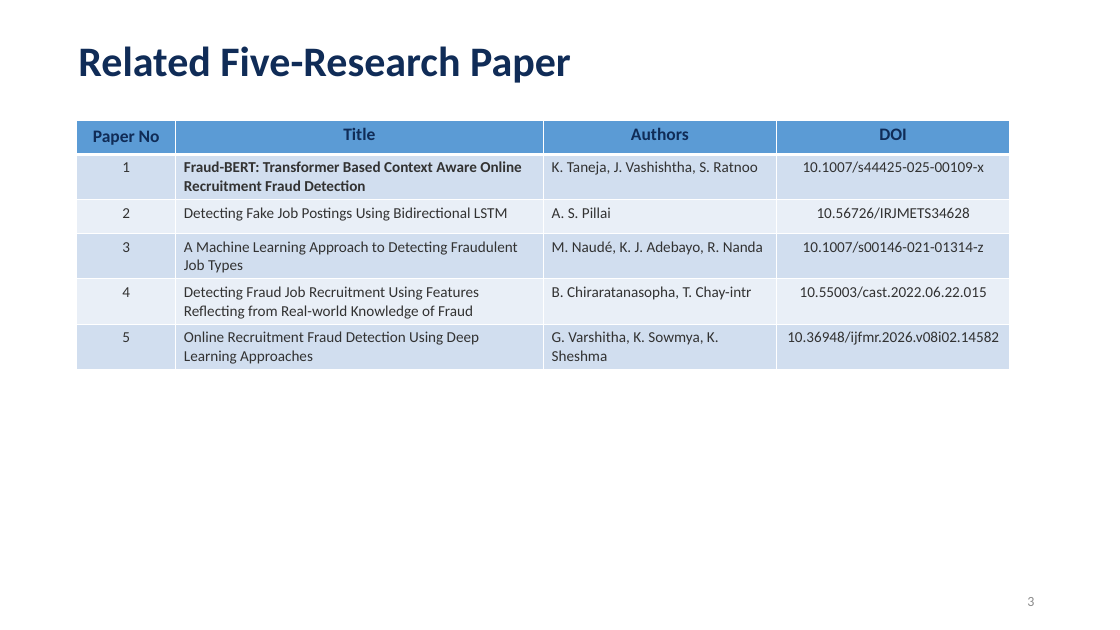
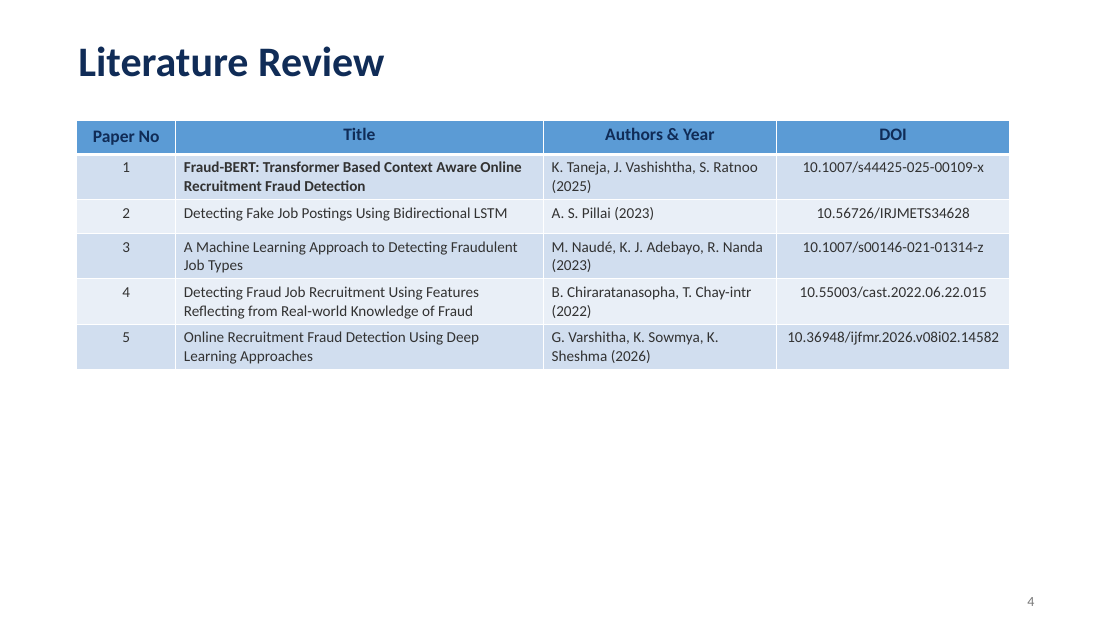
Before and after one commit to akhileshyadav8/Research-Fake-Job-Detection, a slide deck: slide 4 of MST1/25MSM40018_Akhilesh.pptx (slide 3 before the commit). Drawn at 1120x630 pixels with LibreOffice and Linux fonts; fonts in the diff are those of the drawing; background and template pictures are left out. Boxes give left, top, right and bottom in pixels: in the first picture for what was removed or moved away, otherwise in the second. Text is boxed around its words. In the diff, an @@ line names an element or a change of style, - is before the commit and + after.

Commit message:
Ensure Introduction, Literature Review, and Bibliography or References slides are explicitly structured in 25MSM40018_Akhilesh.pptx

```diff
--- a/MST1/25MSM40018_Akhilesh.pptx
+++ b/MST1/25MSM40018_Akhilesh.pptx
@@ title at box(78, 46, 384, 77): text changed @@
-Related Five-Research Paper
+Literature Review
@@ table at box(77, 120, 1011, 574) @@
-row 1, column 3: Authors
+row 1, column 3: Authors & Year
-row 2, column 3: K. Taneja, J. Vashishtha, S. Ratnoo
+row 2, column 3: K. Taneja, J. Vashishtha, S. Ratnoo (2025)
-row 3, column 3: A. S. Pillai
+row 3, column 3: A. S. Pillai (2023)
-row 4, column 3: M. Naudé, K. J. Adebayo, R. Nanda
+row 4, column 3: M. Naudé, K. J. Adebayo, R. Nanda (2023)
-row 5, column 3: B. Chiraratanasopha, T. Chay-intr
+row 5, column 3: B. Chiraratanasopha, T. Chay-intr (2022)
-row 6, column 3: G. Varshitha, K. Sowmya, K. Sheshma
+row 6, column 3: G. Varshitha, K. Sowmya, K. Sheshma (2026)
@@ text at box(1027, 597, 1034, 606): text changed; text colour #8C8C8C to #787878 @@
-3
+4
```
Also in this commit, not shown: 9 other slides changed, 1 slide added, 1 other file.
